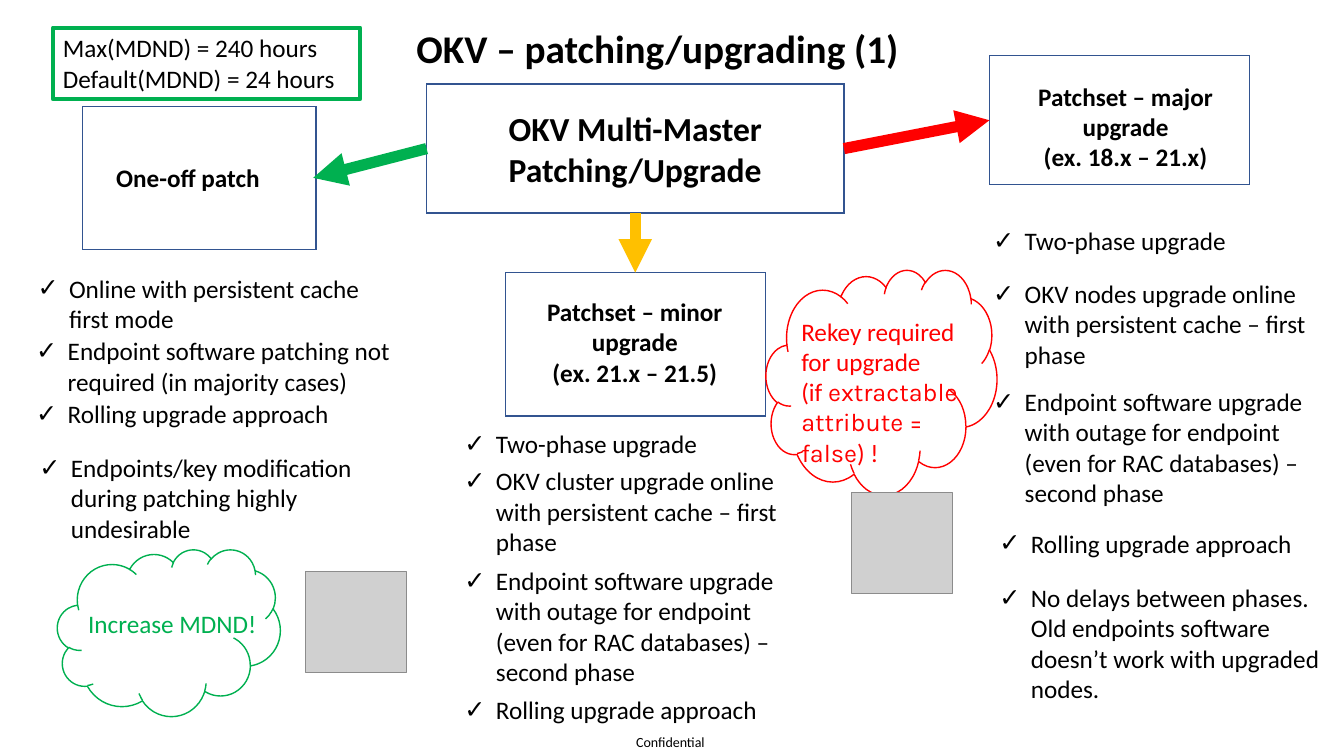
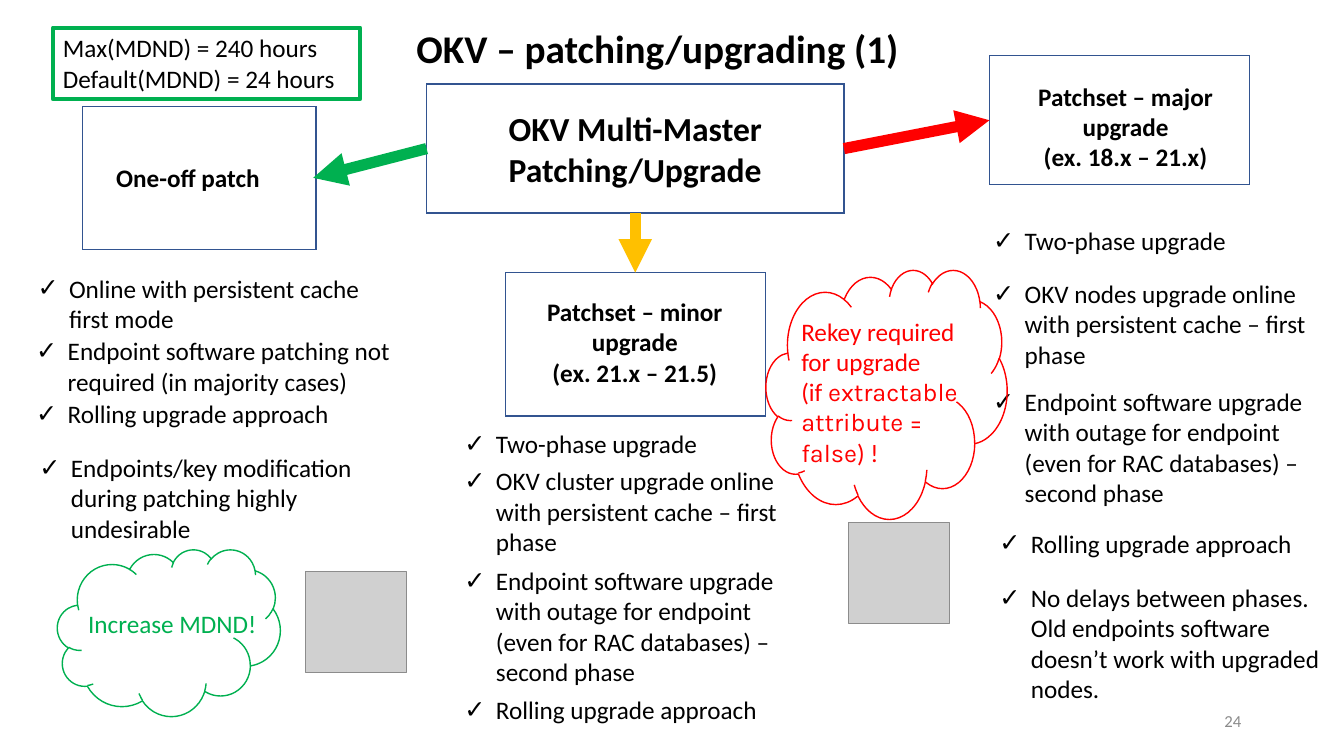
Before and after one commit to zizu1985/DOAG_OKV_EXACC, a slide deck: slide 24 of Oracle_Key_Vault_Overview.pptx. Drawn at 1344x756 pixels with LibreOffice and Linux fonts; fonts in the diff are those of the drawing; grey boxes stand for pictures; background and template pictures are left out. Boxes give left, top, right and bottom in pixels: in the first picture for what was removed or moved away, otherwise in the second. Text is boxed around its words. In the diff, an @@ line names an element or a change of style, - is before the commit and + after.

```diff
--- a/Oracle_Key_Vault_Overview.pptx
+++ b/Oracle_Key_Vault_Overview.pptx
@@ cloud: place and size @@
-cloud at (766, 269, 997, 494)
+cloud at (766, 269, 1007, 518)
@@ picture: place and size @@
-picture at (852, 493, 953, 594)
+picture at (849, 523, 950, 624)
@@ page number added at (1224, 716, 1241, 727), 12 pt, text #8C8C8C @@
+24
@@ text removed at (636, 737, 705, 747) @@
-Confidential
```
Also in this commit, not shown: 6 other slides changed.
